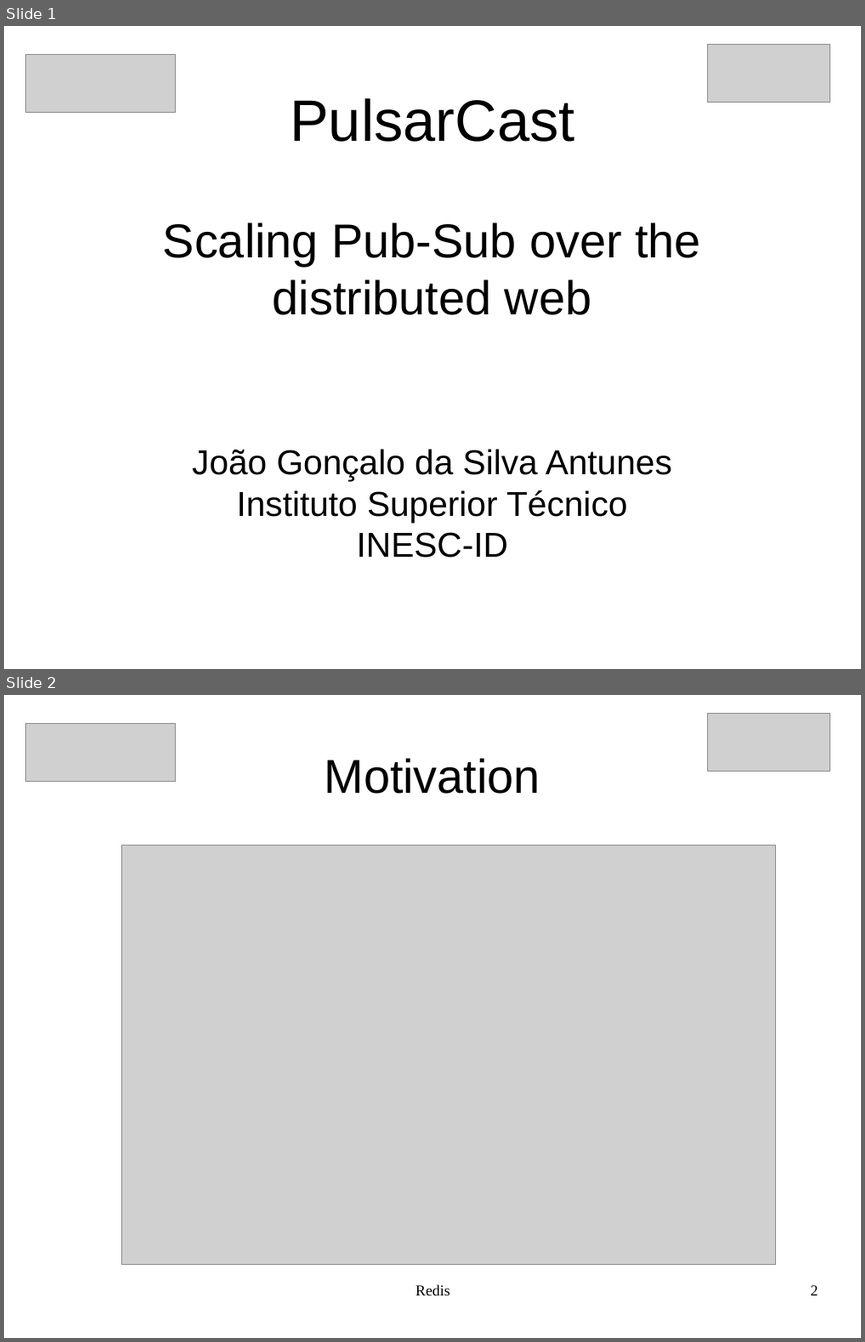
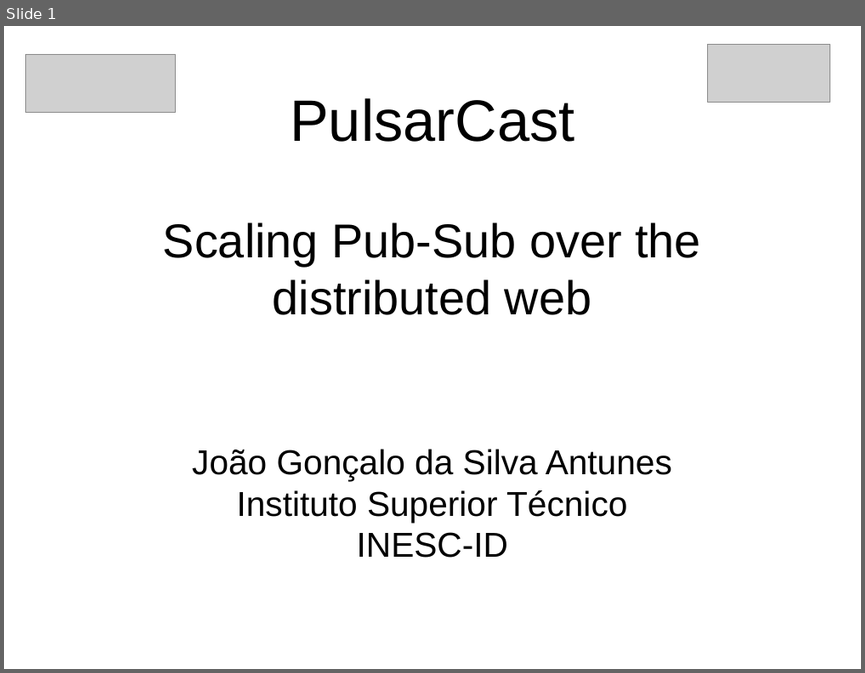
Before and after one commit to JGAntunes/pulsarcast, a slide deck: project-report/presentation.odp. Shown one above the other, each under a label of ours: slides 1 and 2 before the commit, slide 1 after it. The pictures are 865x1342 and 865x673 pixels, drawn with LibreOffice and Linux fonts; fonts in the diff are those of the drawing; grey boxes stand for pictures. Boxes give left, top, right and bottom in pixels: in the first picture for what was removed or moved away, otherwise in the second. Text is boxed around its words. In the diff, an @@ line names an element or a change of style, - is before the commit and + after.

```diff
--- a/project-report/presentation.odp
+++ b/project-report/presentation.odp
@@ slide 2 removed at <box>4,695,861,1338</box>, background #FFFFFF @@
@@ picture removed at <box>709,714,831,771</box> @@
@@ picture removed at <box>26,723,175,782</box> @@
@@ title removed at <box>324,758,540,794</box> @@
-Motivation
@@ picture removed at <box>122,845,775,1265</box> @@
@@ text removed at <box>415,1284,450,1295</box> @@
-Redis
@@ page number removed at <box>811,1285,818,1295</box> @@
-2
```
Also in this commit, not shown: 9 slides changed, 5 slides added, 1 other file.
